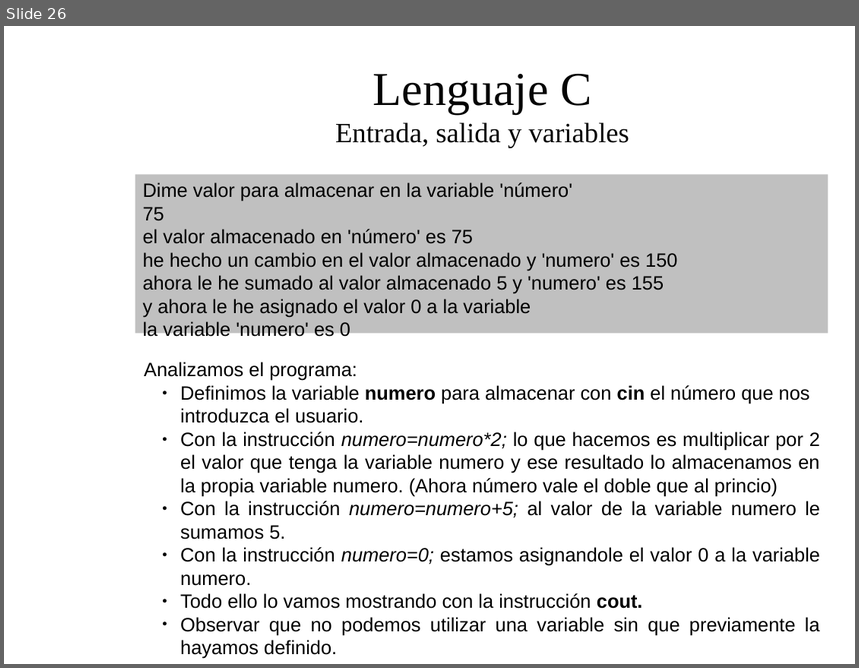
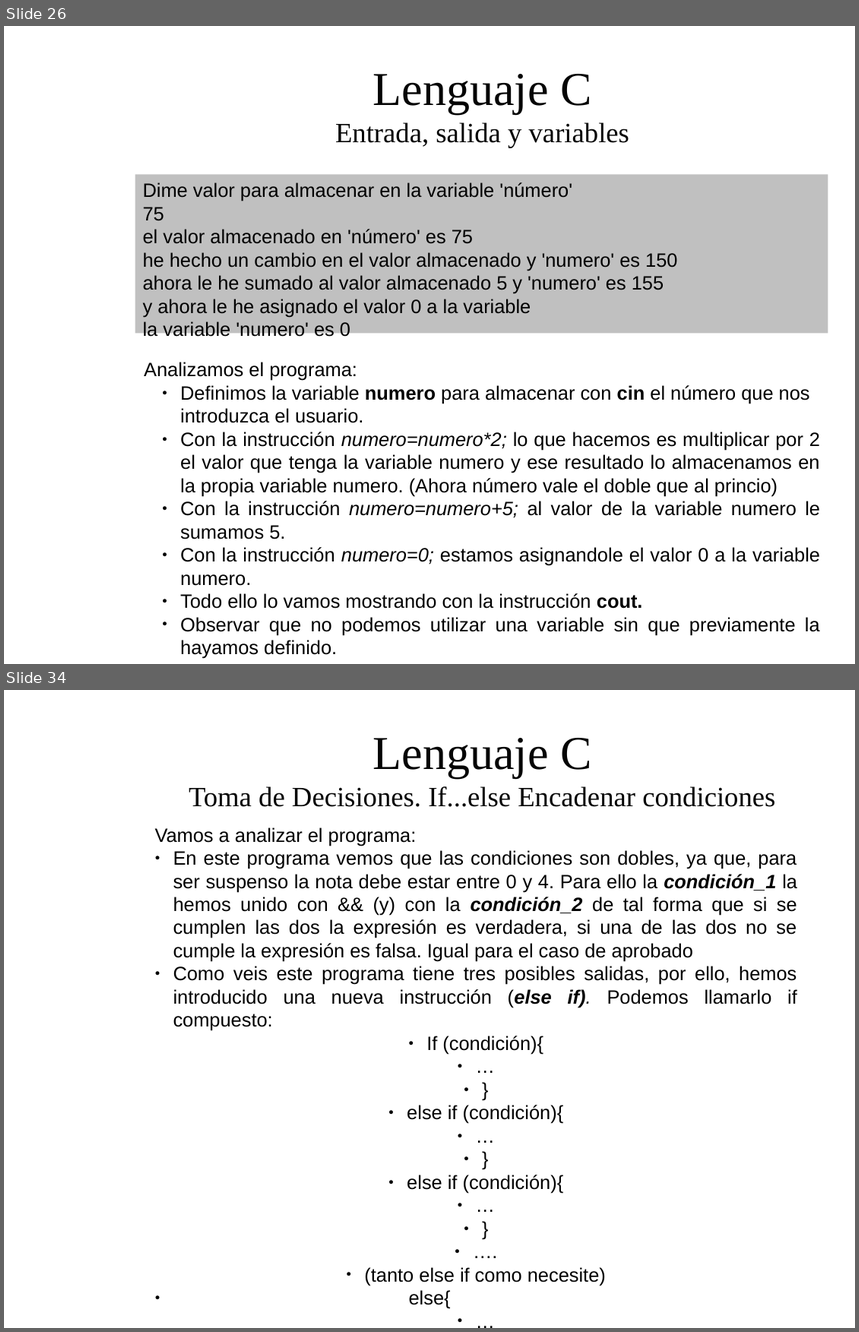
Before and after one commit to dolpo04/2bach, a slide deck: unidades/01_introduccion_a_la_programacion/presentacion/Tema1: Introduccion a la programacion.odp. Shown one above the other, each under a label of ours: slide 26 before the commit, slides 26 and 34 after it; the slides between them are not shown. The pictures are 859x668 and 859x1332 pixels, drawn with LibreOffice and Linux fonts; fonts in the diff are those of the drawing; background and template pictures are left out. Boxes give left, top, right and bottom in pixels: in the first picture for what was removed or moved away, otherwise in the second. Text is boxed around its words. In the diff, an @@ line names an element or a change of style, - is before the commit and + after.

```diff
--- a/unidades/01_introduccion_a_la_programacion/presentacion/Tema1: Introduccion a la programacion.odp
+++ b/unidades/01_introduccion_a_la_programacion/presentacion/Tema1: Introduccion a la programacion.odp
@@ slide 34 added at <box>4,690,855,1328</box>, background picture (left out) @@
@@ title added at <box>189,738,775,807</box>, 26 pt, text #050505 @@
+Lenguaje C
+Toma de Decisiones. If...else Encadenar condiciones
@@ text added at <box>155,828,797,1309</box>, 18 pt, text #000000 @@
+Vamos a analizar el programa:
+● En este programa vemos que las condiciones son dobles, ya que, para ser suspenso la nota debe estar entre 0 y 4. Para ello la condición_1 la hemos unido con && (y) con la condición_2 de tal forma que si se cumplen las dos la expresión es verdadera, si una de las dos no se cumple la expresión es falsa. Igual para el caso de aprobado
+● Como veis este programa tiene tres posibles salidas, por ello, hemos introducido una nueva instrucción (else if). Podemos llamarlo if compuesto:
+● If (condición){
+● …
+● }
+● else if (condición){
+● …
+● }
+● else if (condición){
+● …
+● }
+● ….
+● (tanto else if como necesite)
+● else{
+● …
+● }
```
Also in this commit, not shown: 2 slides changed, 8 other slides added, 9 other files.
